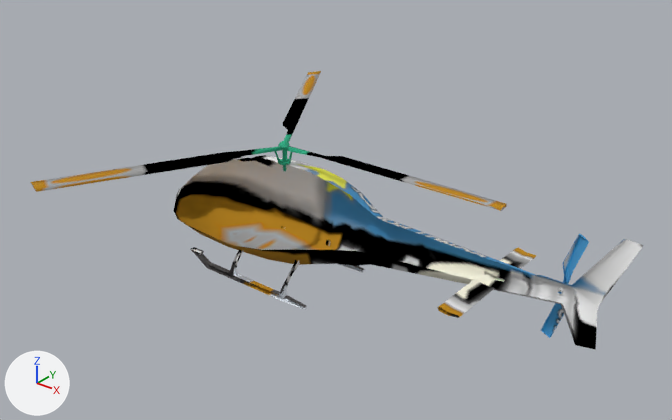
The FBX model Game/Assets/MainGame/Pursuit/Models/Chopper.FBX, before and after one commit.
The view is the same before and after, from a camera (50 mm lens) standing at (52.9, -60.4, 44.4) and looking at (5.5, -1.2, 7.6). Arrows for +X, +Y and +Z are at lower left; the lights stay in place. Where no turn or scale is listed for an object, it has been applied to the vertices.

Objects in the first picture: 'Chopper_body', 'Chopper_propeller_back', 'Chopper_propeller_front', 'Chopper_skids'.
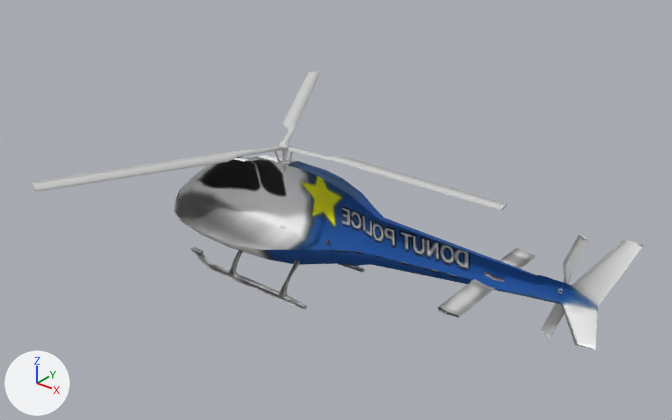
Pixel boxes [x1, y1, x2, y2] of what changed, in the pictures (672 x 420 px):
'Chopper_body', surface changed: [173, 155, 627, 350] in both
'Chopper_propeller_front', surface changed: [31, 71, 507, 211] in both
'Chopper_skids', surface changed: [190, 226, 365, 309] in both
'Chopper_propeller_back', surface changed (blue to grey): [540, 234, 589, 338] in both
part 3 of me_mesh, surface changed: [173, 155, 643, 350] in both

Patch to the scene script:
```diff
--- a/Game/Assets/MainGame/Pursuit/Models/Chopper.FBX.py
+++ b/Game/Assets/MainGame/Pursuit/Models/Chopper.FBX.py
@@ img_chopper_diff_png @@
-img_chopper_diff_png = load_image('Chopper_diff.png', '../Textures/Chopper_diff.png', 256, 256, 'Non-Color')
+img_chopper_diff_png = load_image('Chopper_diff.png', '../Textures/Chopper_diff.png', 256, 256, 'sRGB')
@@ mat_01___default @@
 n0 = _N.new('ShaderNodeBsdfPrincipled'); n0.name = 'Principled BSDF'
 n2.image = img_chopper_diff_png
-n3 = _N.new('ShaderNodeTexImage'); n3.name = 'Image Texture.001'
-n3.image = img_chopper_diff_png
 _L.new(n2.outputs[0], n0.inputs[0])  # 'Color' to 'Base Color'
-_L.new(n3.outputs[0], n0.inputs[13])  # 'Color' to 'Specular IOR Level'
 _L.new(n0.outputs[0], n1.inputs[0])  # 'BSDF' to 'Surface'
@@ me_mesh @@
 me_mesh.from_pydata(...)  # 236 vertices, 206 faces; spans x -14.4..34.9, y -6.3..6.3, z -6.3..6.3
 # used by ob_chopper_body; location = (-1.88, 0.05, 6.29)
+# me_mesh part 3: texture (UV) coordinates of 206 of 206 faces, centred in x -14.4..33.4, y -3.6..6.3, z -6.1..3.7, changed; they spanned u 0.0..0.96, v 0.66..1.0 and now span u 0.0..1.0, v 0.74..1.0
 me_mesh.materials.append(mat_01___default)
@@ me_mesh_001 @@
 me_mesh_001.from_pydata(...)  # 133 vertices, 267 faces; spans x -12.8..22.9, y -20.5..19.7, z -2.4..0.6
 # used by ob_chopper_propeller_front; location = (-1.72, 0.05, 11.55)
+# me_mesh_001 part 1: texture (UV) coordinates of 267 of 267 faces, centred in x -12.5..22.8, y -20.3..19.3, z -2.2..0.5, changed; they spanned u 0.95..0.99, v 0.29..0.76 and now span u 0.12..0.59, v 0.96..1.0
 me_mesh_001.materials.append(mat_01___default)
@@ me_mesh_003 @@
 me_mesh_003.from_pydata(...)  # 42 vertices, 33 faces; spans x -1.58..1.58, y -1.0..0.0, z -5.02..5.02
 # used by ob_chopper_propeller_back; location = (26.98, 1.27, 6.39)
+# me_mesh_003 part 2: texture (UV) coordinates of 33 of 33 faces, centred in x -1.3..1.3, y -0.63..0.0, z -4.94..4.94, changed; they spanned u 0.14..0.42, v 0.88..0.93 and now span u 0.11..0.4, v 0.95..1.0
 me_mesh_003.materials.append(mat_01___default)
@@ me_mesh_002 @@
 me_mesh_002.from_pydata(...)  # 128 vertices, 90 faces; spans x -7.5..7.5, y -4.7..4.7, z -1.8..1.8
 # used by ob_chopper_skids; location = (-3.06, 0.05, 0.08)
+# me_mesh_002 part 4: texture (UV) coordinates of 90 of 90 faces, centred in x -7.2..7.5, y -4.4..4.7, z -1.8..1.1, changed; they spanned u 0.11..0.61, v 0.63..0.78 and now span u 0.16..0.66, v 0.69..0.84
 me_mesh_002.materials.append(mat_01___default)
```
